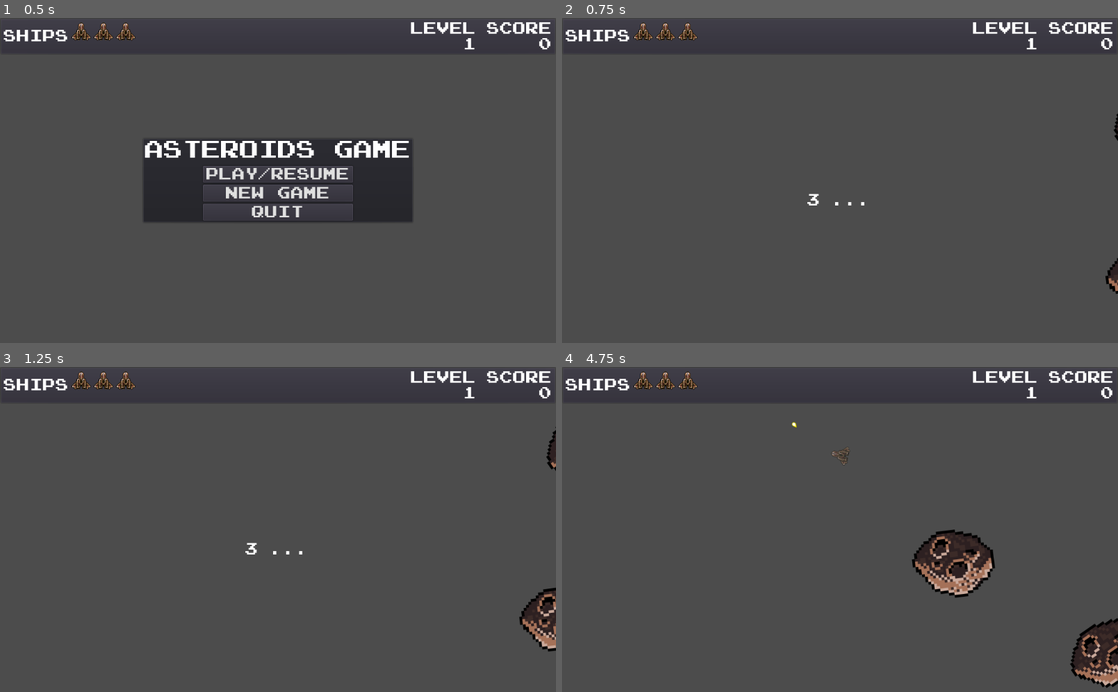
Above: before the commit, frames 1-4 (two rows, left to right).
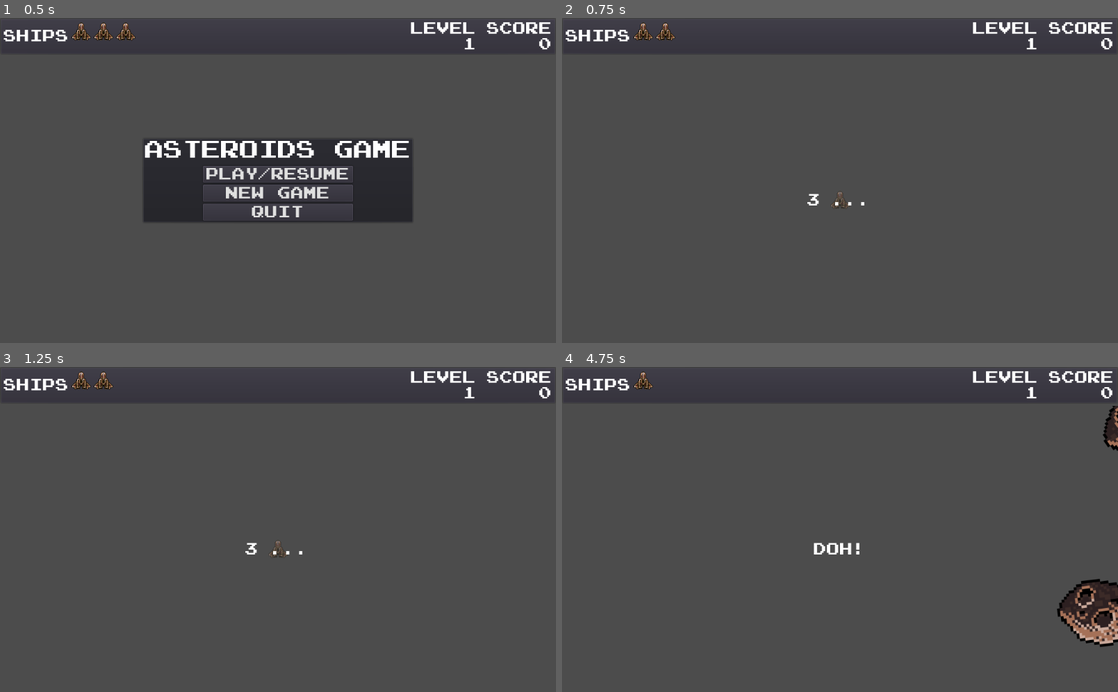
Above: after the commit, the same moments.

Repository: flashguardian13/godot-asteroids-basic
Game: Godot game, scene res://Main.tscn
The game is run twice, just before and just after one commit, with the same random seed, the same clock (stepped at 60 frames per second) and the same inputs.
Inputs:
- Up to frame 1 (0.5 s): no input
- Up to frame 2 (0.75 s): click "Play/Resume" at 0.5 s
- Up to frame 3 (1.25 s): no input
- Up to frame 4 (4.75 s): tap Enter at 1.25 s; hold Right (ui_right) 1.28-2.03 s; tap Space at 1.52, 2.27, 3.77, 4.52 s; hold Down (ui_down) 2.03-2.78 s; hold Right (ui_right) 2.78-3.53 s; hold Up (ui_up) 3.53-4.28 s; hold Left (ui_left) from 4.28 s (still down)

Frame 1 is identical in both runs. In frame 2, 0.3% of the frame differs, in the area x 20-100%, y 1-85%; in frame 3, 1.2%; in frame 4, 5.5%, in the area x 16-100%, y 1-99%.

Commit message:
next level and game over flows

Diff:
--- a/Game.gd
+++ b/Game.gd
@@ -18,11 +18,14 @@
 
 var asteroid_hit_sound_pool : AudioStreamPool
 var asteroid_break_sound_pool : AudioStreamPool
+
+var exclamations = ["Oops!", "Ouch!", "Doh!", "Bummer!", "Wipeout!", "Nooo!"]
 
 var ships_remaining = 3
 var score = 0
 var level = 1
 var active = false
+var is_level_in_progress = false
 
 var main : Node2D
 var player_ship : Area2D
@@ -49,13 +52,12 @@
 
 
 func clear():
-	for child in get_children():
-		if child != $Overlay && child != player_ship:
-			remove_child(child)
-			child.queue_free()
+	for asteroid in get_tree().get_nodes_in_group("asteroids"):
+		remove_child(asteroid)
+		asteroid.queue_free()
 
 func new_game():
-	ships_remaining = 3
+	ships_remaining = 2
 	emit_signal("ship_count_changed", ships_remaining)
 	score = 0
 	emit_signal("score_changed", score)
@@ -63,30 +65,34 @@
 	emit_signal("level_changed", level)
 	active = true
 
-	populate()
+	clear()
+	spawn_player("center")
 
 	var announcer = get_node("Overlay/AnnouncerLabel")
 	announcer.show_message("3 ...", 1)
 	announcer.show_message("2 ...", 1)
 	announcer.show_message("1 ...", 1)
 	announcer.show_message("Go!", 1)
-	main.schedule_call(3, self, "spawn_player")
-
-func spawn_player():
+	main.schedule_call(3, self, "populate")
+
+func spawn_player(spawn_location = "random"):
 	player_ship = player_scene.instance()
-	player_ship.position.x = get_viewport().size.x * 0.5
-	player_ship.position.y = get_viewport().size.y * 0.5
+	if spawn_location == "center":
+		player_ship.position.x = get_viewport().size.x * 0.5
+		player_ship.position.y = get_viewport().size.y * 0.5
+	else:
+		player_ship.position.x = rand_range(0, get_viewport_rect().size.x)
+		player_ship.position.y = rand_range(0, get_viewport_rect().size.y)
 	player_ship.rotation = 0
 	player_ship.velocity.x = 0
 	player_ship.velocity.y = 0
 	player_ship.visible = true
 	player_ship.make_incorporeal()
+	main.schedule_call(3, player_ship, "make_corporeal")
 	player_ship.connect("destroyed", self, "_on_player_destroyed")
 	add_child(player_ship)
 
 func populate():
-	clear()
-
 	var difficulty = 5 + level
 	while difficulty > 0:
 		var asteroid_size = 3
@@ -95,13 +101,25 @@
 		spawn_asteroid(asteroid_size)
 		difficulty -= asteroid_size
 
+	is_level_in_progress = true
+
 func _process(delta):
 	var asteroids = get_tree().get_nodes_in_group("asteroids")
-	if asteroids.size() <= 0:
+	if is_level_in_progress && asteroids.size() <= 0:
+		is_level_in_progress = false
+
+		var announcer = get_node("Overlay/AnnouncerLabel")
+		announcer.show_message("Clear!", 2)
+
 		level += 1
 		emit_signal("level_changed", level)
-		populate()
-		get_node("Overlay/AnnouncerLabel").show_message(("Level %s" % level), 3)
+		announcer.show_message("Level %s" % level, 2)
+
+		announcer.show_message("3 ...", 1)
+		announcer.show_message("2 ...", 1)
+		announcer.show_message("1 ...", 1)
+		announcer.show_message("Go!", 1)
+		main.schedule_call(7, self, "populate")
 
 func spawn_asteroid(size_category, position = null, velocity = null):
 	var asteroid : Area2D = asteroid_scene.instance()
@@ -205,11 +223,18 @@
 			spawn_player_bullet()
 
 func _on_player_destroyed(_player):
+	var announcer = get_node("Overlay/AnnouncerLabel")
+	var exclamation = exclamations[randi() % exclamations.size()]
+
+	remove_child(player_ship)
+	player_ship.queue_free()
+	player_ship = null
+	announcer.show_message(exclamation, 3)
+
 	if ships_remaining > 0:
 		ships_remaining -= 1
 		emit_signal("ship_count_changed", ships_remaining)
-		if ships_remaining <= 0:
-			player_ship.visible = false
-			active = false
-			emit_signal("game_over")
-			get_node("Overlay/AnnouncerLabel").show_message("Game over", 3)
+		main.schedule_call(3, self, "spawn_player")
+	else:
+		announcer.show_message("Game over", 5)
+		main.schedule_call(8, self, "emit_signal", ["game_over"])
--- a/Main.gd
+++ b/Main.gd
@@ -37,12 +37,10 @@
 	pause_popup.is_game_active = true
 
 func on_play_pressed():
-	if game.active:
-		hide_game_menu()
-	else:
+	hide_game_menu()
+	if !game.active:
 		game.new_game()
 		pause_popup.is_game_active = true
-		hide_game_menu()
 
 func on_quit_pressed():
 	get_tree().quit()
@@ -84,6 +82,7 @@
 	scheduled_calls.push_back(call)
 
 func on_game_over():
+	game.active = false
 	pause_popup.is_game_active = false
 	show_game_menu()
 
--- a/PausePopupDialog.tscn
+++ b/PausePopupDialog.tscn
@@ -29,9 +29,9 @@
 anchor_right = 0.5
 anchor_bottom = 0.5
 margin_left = -245.0
-margin_top = -62.0
+margin_top = -74.0
 margin_right = 245.0
-margin_bottom = 62.0
+margin_bottom = 74.0
 grow_horizontal = 2
 grow_vertical = 2
 size_flags_horizontal = 4
--- a/Player.gd
+++ b/Player.gd
@@ -17,7 +17,6 @@
 	$Sprite.modulate = Color(1,1,1,0.5)
 	monitoring = false
 	monitorable = false
-	$SpawnTimer.start(3)
 
 func make_corporeal():
 	$Sprite.modulate = Color(1,1,1,1)
@@ -73,8 +72,6 @@
 	if area.collision_layer == 1 << 0:
 		print("Player hit ... xemself?????")
 	elif area.collision_layer == 1 << 1:
-		position.x = rand_range(0, get_viewport_rect().size.x)
-		position.y = rand_range(0, get_viewport_rect().size.y)
 		emit_signal("destroyed", self)
 	elif area.collision_layer == 1 << 2:
 		print("Player hit ... their own bullet, this should not be possible.")
--- a/Player.tscn
+++ b/Player.tscn
@@ -15,12 +15,7 @@
 [node name="CollisionPolygon2D" type="CollisionPolygon2D" parent="."]
 polygon = PoolVector2Array( 0, -19, 18, 11, 11, 17, -11, 17, -18, 11 )
 
-[node name="SpawnTimer" type="Timer" parent="."]
-wait_time = 3.0
-one_shot = true
-
 [node name="ThrusterLoopPlayer2D" type="AudioStreamPlayer2D" parent="."]
 stream = ExtResource( 3 )
 
 [connection signal="area_shape_entered" from="." to="." method="_on_area_shape_entered"]
-[connection signal="timeout" from="SpawnTimer" to="." method="make_corporeal"]
